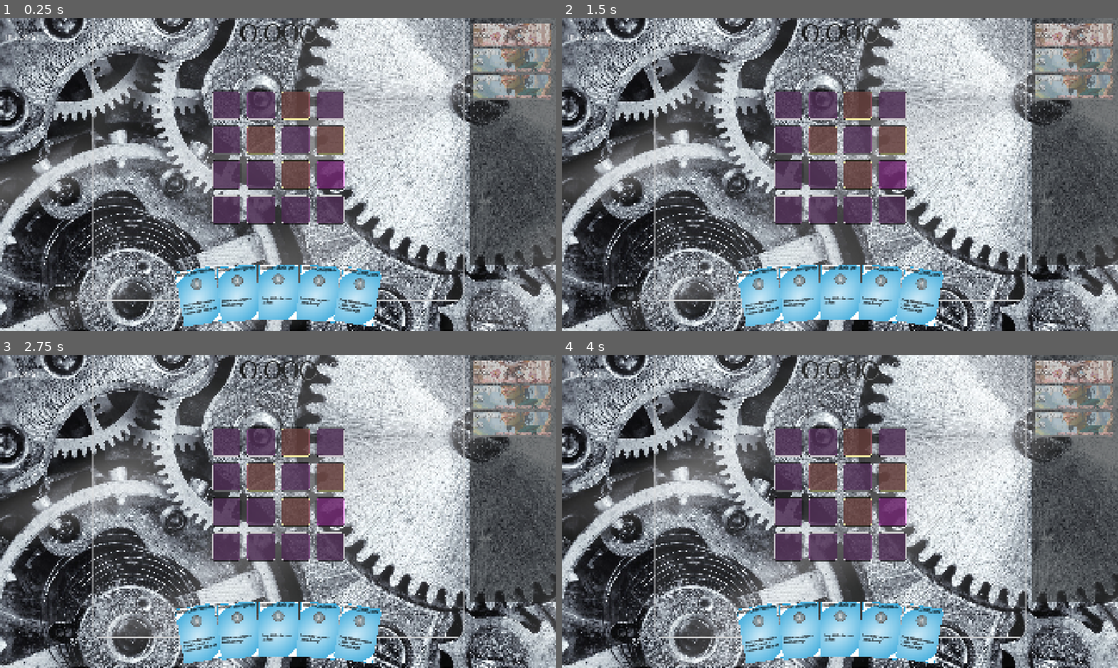
Above: before the commit, frames 1-4 (two rows, left to right).
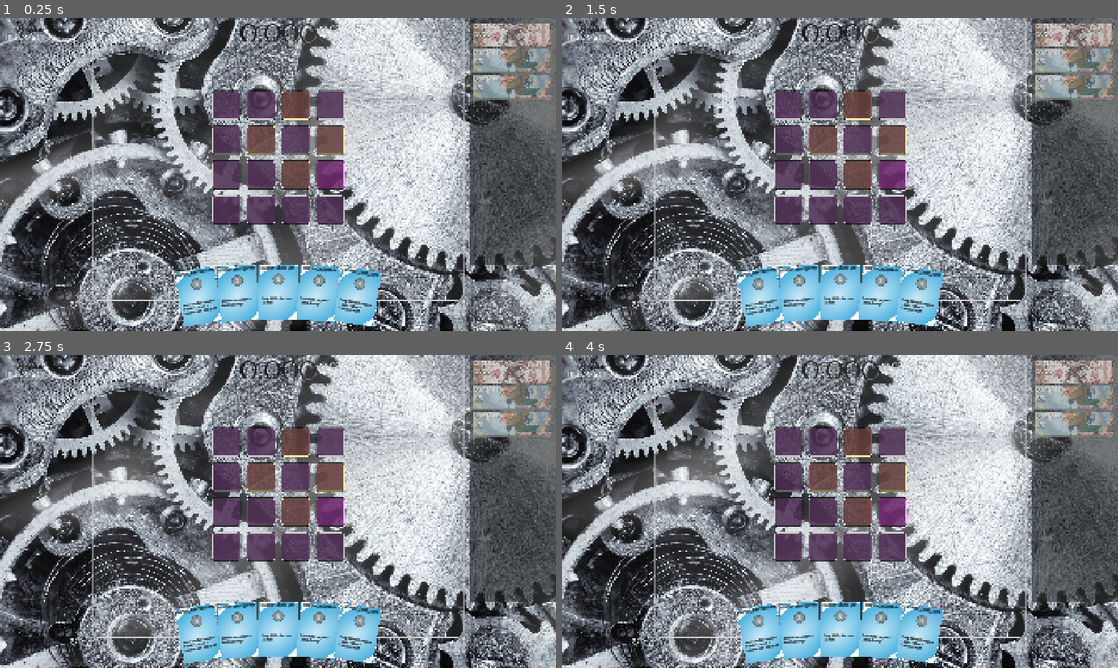
Above: after the commit, the same moments.

Repository: rosswolf/Tourbillon
Game: Godot game, scene res://src/scenes/game.tscn
Two runs of this game, one before a commit and one after it. Both use one fixed random seed, a clock stepped at 60 frames per second and the inputs below. Sound files missing from this copy of the repository are replaced by a short silence.
Inputs (mouse positions are in pixels of both pictures, inside the frame that each line leads up to):
- Up to frame 1 (0.25 s): no input
- Up to frame 2 (1.5 s): click (789, 105) at 0.52 s; click (823, 105) at 1.27 s
- Up to frame 3 (2.75 s): click (294, 442) at 2.02 s
- Up to frame 4 (4 s): click (890, 442) at 2.77 s; click (789, 477) at 3.52 s

The runs differ from the first frame. In frame 1, 0.2% of the frame differs, in the area x 86-99%, y 7-27%; in frame 2, 0.1%; in frame 3, 0.1%; in frame 4, 0.2%.

Commit message:
feat: Implement gremlin move cycle system
- Created MoveData class to represent individual moves
- Gremlins now cycle through moves with tick countdowns
- Background effects (0 ticks) always active, separate from cycle
- UI displays current move and progress bar
- Moves trigger when countdown reaches 0, then advance to next

Diff:
--- a/elastic-app/app/src/scenes/core/entities/gremlin.gd
+++ b/elastic-app/app/src/scenes/core/entities/gremlin.gd
@@ -30,7 +30,15 @@
 # Beat consumers for various effects
 var beat_consumers: Array[BeatConsumer] = []
 
-# Disruption properties
+# Move cycle data
+var move_queue: Array[MoveData] = []
+var background_effects: Array[MoveData] = []  # Always-active effects (0 ticks)
+var current_move_index: int = 0
+var current_move: MoveData = null
+var ticks_until_move_complete: int = 0
+var tick_counter: int = 0  # Counts beats for tick conversion
+
+# Disruption properties (deprecated - using move queue now)
 var disruption_interval_beats: int = 50  # Every 5 ticks by default
 var beats_until_disruption: int = 0
 
@@ -77,18 +85,30 @@
 	var beat_number = get_meta("total_beats", 0) + 1
 	set_meta("total_beats", beat_number)
 
-	# Count down to disruption
-	if beats_until_disruption > 0:
-		beats_until_disruption -= 1
-
-		if beats_until_disruption == 0:
-			_trigger_disruption()
-			beats_until_disruption = disruption_interval_beats
+	# Convert beats to ticks (10 beats = 1 tick)
+	tick_counter += 1
+	if tick_counter >= 10:
+		tick_counter = 0
+		_process_tick()
 
 	# Process burn effect
 	if burn_duration > 0:
 		if beat_number % 10 == 0:  # Each tick
 			burn_duration -= 1
+
+## Process one tick of the move cycle
+func _process_tick() -> void:
+	if not current_move or move_queue.is_empty():
+		return
+
+	# Countdown current move
+	if ticks_until_move_complete > 0:
+		ticks_until_move_complete -= 1
+
+		# Check if move completes
+		if ticks_until_move_complete == 0:
+			_complete_current_move()
+			_advance_to_next_move()
 
 ## Main damage interface using unified system
 func receive_damage(packet: DamagePacket) -> int:
@@ -180,9 +200,82 @@
 
 ## Get disruption description for UI
 func get_disruption_text() -> String:
-	if moves_string.is_empty():
-		return "No special effects"
-	return GremlinDownsideProcessor.get_downside_description(moves_string)
+	if current_move:
+		return current_move.get_display_text()
+	if not move_queue.is_empty():
+		return move_queue[0].get_display_text()
+	return "No special effects"
+
+## Set up move queue from parsed data
+func set_move_queue(moves: Array[MoveData], background: Array[MoveData]) -> void:
+	move_queue = moves
+	background_effects = background
+
+	# Apply all background effects immediately
+	for effect in background_effects:
+		_apply_move_effect(effect, true)
+
+	# Start with first cycled move if available
+	if not move_queue.is_empty():
+		current_move_index = 0
+		_load_move_at_index(0)
+
+## Load a move from the queue
+func _load_move_at_index(index: int) -> void:
+	if index >= move_queue.size():
+		return
+
+	current_move = move_queue[index]
+	ticks_until_move_complete = current_move.tick_duration
+
+	# Apply persistent effects immediately
+	if current_move.is_persistent_effect():
+		_apply_move_effect(current_move, true)
+
+## Complete the current move
+func _complete_current_move() -> void:
+	if not current_move:
+		return
+
+	# Execute triggered actions
+	if current_move.is_triggered_action():
+		_apply_move_effect(current_move, false)
+
+	# Remove persistent effects
+	if current_move.is_persistent_effect():
+		_remove_move_effect(current_move)
+
+## Advance to next move in cycle
+func _advance_to_next_move() -> void:
+	current_move_index = (current_move_index + 1) % move_queue.size()
+	_load_move_at_index(current_move_index)
+
+## Apply a move's effect
+func _apply_move_effect(move: MoveData, is_starting: bool) -> void:
+	# Parse effect type and apply through processor
+	var effect_string = move.effect_type + "=" + str(move.effect_value)
+	GremlinDownsideProcessor._process_single_downside(effect_string, self)
+
+	# For triggered actions that fire at the end
+	if not is_starting and move.is_triggered_action():
+		match move.effect_type:
+			"attack":
+				GremlinDownsideProcessor._execute_attack(move.effect_value)
+			"force_discard":
+				GremlinDownsideProcessor._force_discard_cards(move.effect_value)
+			"summon":
+				GremlinDownsideProcessor._summon_gremlin(move.effect_type.split("=")[1] if "=" in move.effect_type else "basic_gnat")
+			_:
+				# Handle drains
+				if "drain" in move.effect_type:
+					var drain_type = move.effect_type.replace("drain_", "")
+					GremlinDownsideProcessor._execute_drain(drain_type, move.effect_value)
+
+## Remove a move's effect (for persistent effects)
+func _remove_move_effect(move: MoveData) -> void:
+	# This would need to track and remove specific effects
+	# For now, recalculate all downsides
+	GremlinDownsideProcessor.recalculate_all_downsides()
 
 ## Sync properties to damage handler
 func _sync_to_handler() -> void:
--- /dev/null
+++ b/elastic-app/app/src/scenes/core/entities/move_data.gd
@@ -0,0 +1,83 @@
+extends Resource
+class_name MoveData
+
+## Data structure for a single gremlin move
+
+@export var effect_type: String = ""  # "attack", "drain_random", "heat_soft_cap", etc.
+@export var effect_value: int = 0     # Damage amount, drain amount, cap value
+@export var tick_duration: int = 0    # Ticks until this move completes/triggers
+@export var is_background: bool = false  # True if tick_duration == 0 (always active)
+
+func _init(type: String = "", value: int = 0, duration: int = 0) -> void:
+	effect_type = type
+	effect_value = value
+	tick_duration = duration
+	is_background = (duration == 0)
+
+## Get a display string for this move
+func get_display_text() -> String:
+	match effect_type:
+		"attack":
+			return "Attack: " + str(effect_value) + " damage"
+		"drain_random":
+			return "Drain: " + str(effect_value) + " random"
+		"drain_all_types", "drain_all":
+			return "Drain: " + str(effect_value) + " all"
+		"drain_heat", "drain_red":
+			return "Drain: " + str(effect_value) + " heat"
+		"drain_precision", "drain_white":
+			return "Drain: " + str(effect_value) + " precision"
+		"drain_momentum", "drain_green":
+			return "Drain: " + str(effect_value) + " momentum"
+		"drain_balance", "drain_blue":
+			return "Drain: " + str(effect_value) + " balance"
+		"drain_entropy", "drain_black":
+			return "Drain: " + str(effect_value) + " entropy"
+		"drain_largest":
+			return "Drain: " + str(effect_value) + " largest"
+
+		"heat_soft_cap", "red_soft_cap":
+			return "Heat cap: " + str(effect_value)
+		"precision_soft_cap", "white_soft_cap":
+			return "Precision cap: " + str(effect_value)
+		"momentum_soft_cap", "green_soft_cap":
+			return "Momentum cap: " + str(effect_value)
+		"balance_soft_cap", "blue_soft_cap":
+			return "Balance cap: " + str(effect_value)
+		"entropy_soft_cap", "black_soft_cap":
+			return "Entropy cap: " + str(effect_value)
+		"max_resource_soft_cap":
+			return "All forces cap: " + str(effect_value)
+
+		"heat_hard_cap", "red_hard_cap":
+			return "Heat HARD cap: " + str(effect_value)
+		"precision_hard_cap", "white_hard_cap":
+			return "Precision HARD cap: " + str(effect_value)
+		"momentum_hard_cap", "green_hard_cap":
+			return "Momentum HARD cap: " + str(effect_value)
+		"balance_hard_cap", "blue_hard_cap":
+			return "Balance HARD cap: " + str(effect_value)
+		"entropy_hard_cap", "black_hard_cap":
+			return "Entropy HARD cap: " + str(effect_value)
+		"max_resource_hard_cap":
+			return "All forces HARD cap: " + str(effect_value)
+
+		"card_cost_penalty":
+			return "Cards cost +" + str(effect_value)
+		"force_discard":
+			return "Force discard " + str(effect_value)
+		"summon":
+			return "Summons " + effect_type.split("=")[1] if "=" in effect_type else "Summons"
+
+		_:
+			return effect_type + ": " + str(effect_value)
+
+## Check if this is a triggered action (fires once) vs persistent effect
+func is_triggered_action() -> bool:
+	return effect_type in ["attack", "drain_random", "drain_all_types", "drain_heat",
+		"drain_precision", "drain_momentum", "drain_balance", "drain_entropy",
+		"drain_largest", "force_discard", "summon"]
+
+## Check if this is a persistent effect (active for duration)
+func is_persistent_effect() -> bool:
+	return not is_triggered_action() and not is_background
--- a/elastic-app/app/src/scenes/core/spawning/gremlin_spawn_controller.gd
+++ b/elastic-app/app/src/scenes/core/spawning/gremlin_spawn_controller.gd
@@ -58,13 +58,26 @@
 		# Auto-assign next available slot
 		builder.with_slot(active_gremlins.size())
 
-	# Parse moves/downsides string
+	# Parse moves into queue
+	var move_arrays = _parse_moves_to_queue(gremlin_data)
+	var move_queue = move_arrays[0]
+	var background_effects = move_arrays[1]
+
+	# Store for later application after build
+	gremlin_data["move_queue"] = move_queue
+	gremlin_data["background_effects"] = background_effects
+
+	# Still pass moves string for legacy compatibility
 	var moves_string = _build_moves_string(gremlin_data)
 	if not moves_string.is_empty():
 		builder.with_moves(moves_string)
 
 	# Build the gremlin
 	var gremlin = builder.build()
+
+	# Set up move queue
+	if gremlin_data.has("move_queue") and gremlin_data.has("background_effects"):
+		gremlin.set_move_queue(gremlin_data["move_queue"], gremlin_data["background_effects"])
 
 	# Set additional properties not in builder
 	if gremlin_data.has("damage_cap"):
@@ -150,6 +163,39 @@
 			return false
 	return true
 
+## Parse moves into queue and background effects
+func _parse_moves_to_queue(gremlin_data: Dictionary) -> Array:
+	var move_queue: Array[MoveData] = []
+	var background_effects: Array[MoveData] = []
+
+	for i in range(1, 7):  # Check move_1 through move_6
+		var move_key = "move_" + str(i)
+		var tick_key = "move_" + str(i) + "_ticks"
+
+		if gremlin_data.has(move_key) and not gremlin_data[move_key].is_empty():
+			var move_str = gremlin_data[move_key]
+			var ticks = gremlin_data.get(tick_key, 0)
+
+			# Parse move string (format: "effect_type=value")
+			var parts = move_str.split("=")
+			var effect_type = parts[0] if parts.size() > 0 else ""
+			var effect_value = int(parts[1]) if parts.size() > 1 else 0
+
+			# Special case for summon - store the target type
+			if effect_type == "summon" and parts.size() > 1:
+				effect_type = move_str  # Keep full "summon=basic_gnat"
+				effect_value = 1
+
+			var move = MoveData.new(effect_type, effect_value, ticks)
+
+			# Separate background effects (0 ticks) from cycled moves
+			if ticks == 0:
+				background_effects.append(move)
+			else:
+				move_queue.append(move)
+
+	return [move_queue, background_effects]
+
 ## Build moves string from gremlin data
 func _build_moves_string(gremlin_data: Dictionary) -> String:
 	# Check for explicit moves_string first
--- a/elastic-app/app/src/scenes/ui/entities/gremlins/ui_gremlin.gd
+++ b/elastic-app/app/src/scenes/ui/entities/gremlins/ui_gremlin.gd
@@ -10,6 +10,7 @@
 @onready var hp_bar: ProgressBar = %HpBar
 @onready var shield_label: Label = %ShieldLabel
 @onready var background_panel: TextureRect = %BackgroundPanel
+@onready var move_progress_bar: ProgressBar = $MoveProgressBar  # Optional - may not exist in scene
 
 var gremlin: Gremlin
 
@@ -76,19 +77,20 @@
 		disruption_label.text = __get_disruption_text()
 
 func __get_disruption_text() -> String:
-	# Get the downside description from the gremlin
-	var downside_text = gremlin.get_disruption_text()
+	# Get the current move description from the gremlin
+	var move_text = gremlin.get_disruption_text()
 
-	# Add timing info if there's a periodic disruption
-	if gremlin.disruption_interval_beats > 0:
-		if gremlin.beats_until_disruption > 0:
-			var ticks_remaining = gremlin.beats_until_disruption / 10
-			var beats_remaining = gremlin.beats_until_disruption % 10
-			downside_text += " (in %d.%d)" % [ticks_remaining, beats_remaining]
+	# Add timing info for the current move
+	if gremlin.current_move and gremlin.current_move.tick_duration > 0:
+		if gremlin.ticks_until_move_complete > 0:
+			move_text += " [%d/%d]" % [gremlin.current_move.tick_duration - gremlin.ticks_until_move_complete,
+										gremlin.current_move.tick_duration]
 		else:
-			downside_text += " (NOW!)"
+			move_text += " [NOW!]"
+	elif gremlin.current_move and gremlin.current_move.is_background:
+		move_text += " [Active]"
 
-	return downside_text
+	return move_text
 
 func __on_hp_changed(new_hp: int, max_hp: int) -> void:
 	__update_display()
@@ -126,3 +128,23 @@
 	# Update disruption countdown continuously
 	if disruption_label and gremlin:
 		disruption_label.text = __get_disruption_text()
+
+	# Update move progress bar if it exists
+	if move_progress_bar and gremlin and gremlin.current_move:
+		if gremlin.current_move.tick_duration > 0:
+			move_progress_bar.visible = true
+			move_progress_bar.max_value = gremlin.current_move.tick_duration
+			move_progress_bar.value = gremlin.current_move.tick_duration - gremlin.ticks_until_move_complete
+
+			# Color based on move type
+			if gremlin.current_move.effect_type == "attack":
+				move_progress_bar.modulate = Color.RED
+			elif "drain" in gremlin.current_move.effect_type:
+				move_progress_bar.modulate = Color.PURPLE
+			elif "cap" in gremlin.current_move.effect_type:
+				move_progress_bar.modulate = Color.ORANGE
+			else:
+				move_progress_bar.modulate = Color.WHITE
+		else:
+			# Background effect, no progress bar
+			move_progress_bar.visible = false
